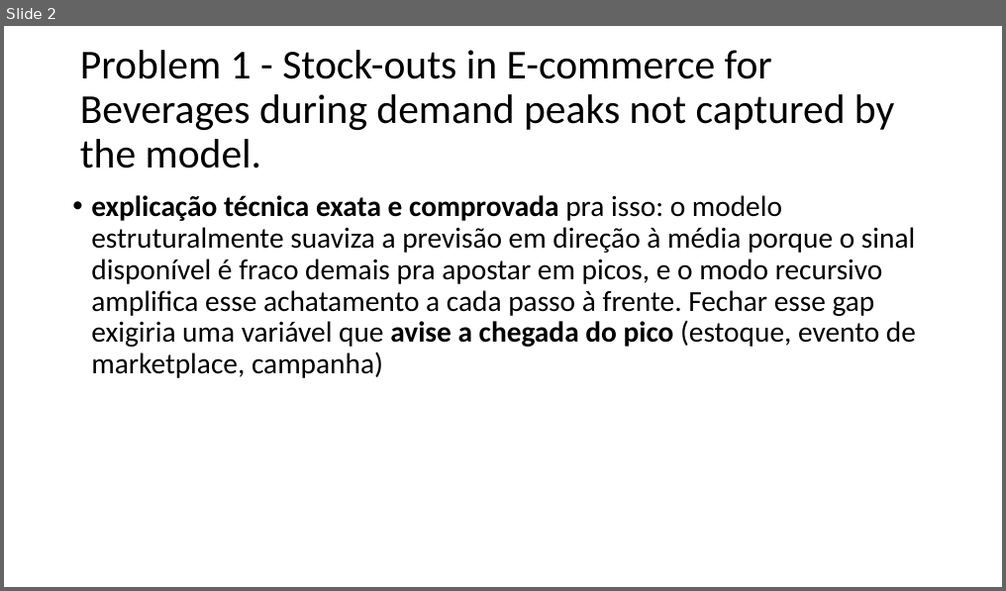
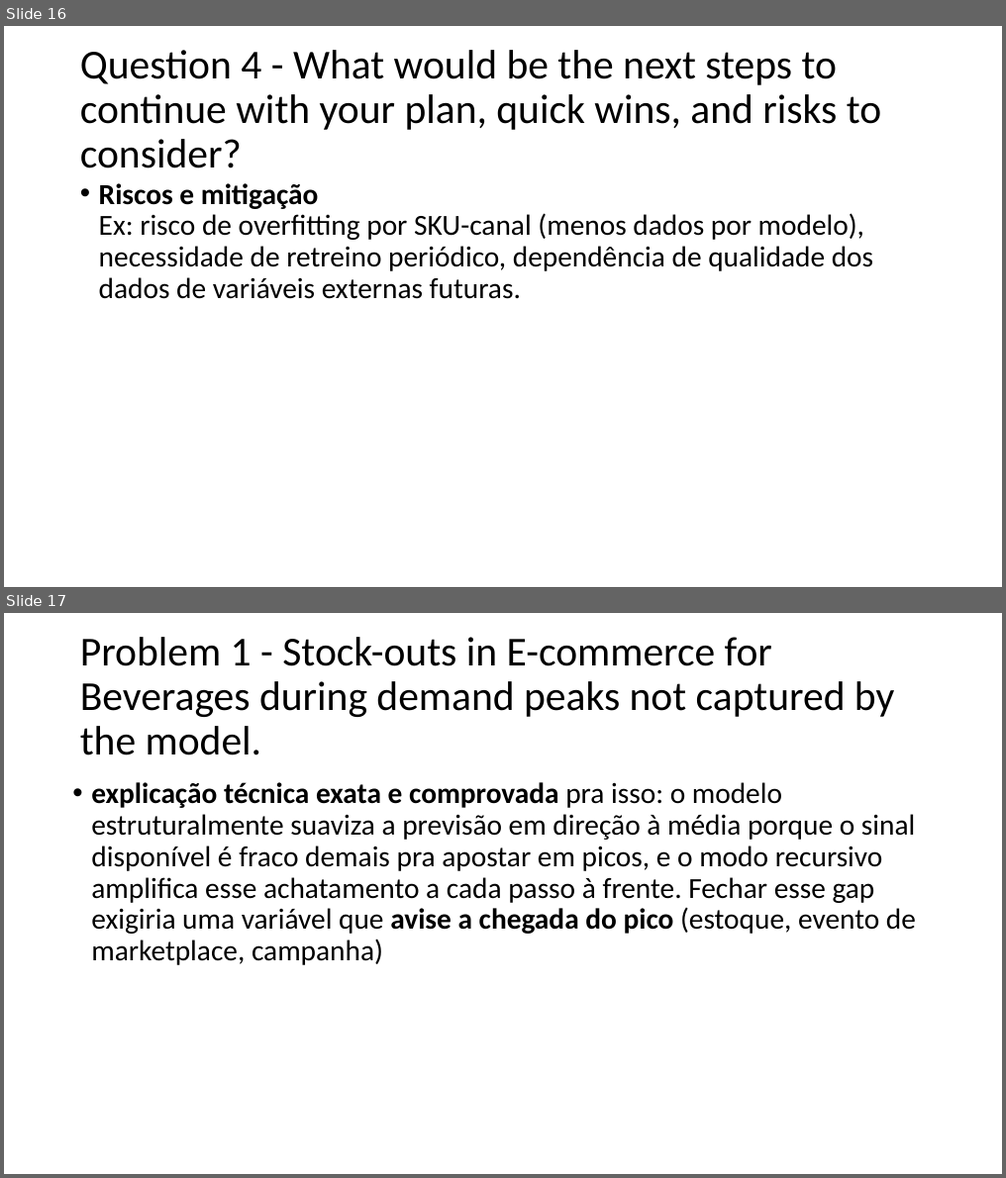
Before and after one commit to Priscila-Portela/mdlz-selec, a slide deck: Business case.pptx. Shown one above the other, each under a label of ours: slide 2 before the commit, slides 16 and 17 after it. The pictures are 1006x591 and 1006x1178 pixels, drawn with LibreOffice and Linux fonts; fonts in the diff are those of the drawing. Boxes give left, top, right and bottom in pixels: in the first picture for what was removed or moved away, otherwise in the second. Text is boxed around its words. In the diff, an @@ line names an element or a change of style, - is before the commit and + after.

```diff
--- a/Business case.pptx
+++ b/Business case.pptx
@@ slide 16 added at [4, 26, 1002, 587], background #FFFFFF @@
@@ title added at [80, 50, 881, 169], 39.6 pt, text #000000 @@
+Question 4 - What would be the next steps to continue with your plan, quick wins, and risks to consider?
@@ text added at [99, 183, 873, 299], 28 pt, text #000000 @@
+• Riscos e mitigação
+  Ex: risco de overfitting por SKU-canal (menos dados por modelo), necessidade de retreino periódico, dependência de qualidade dos dados de variáveis externas futuras.
@@ what was slide 2 is now slide 17 @@
```
Also in this commit, not shown: 2 slides changed, 15 other slides added, 31 other files.
